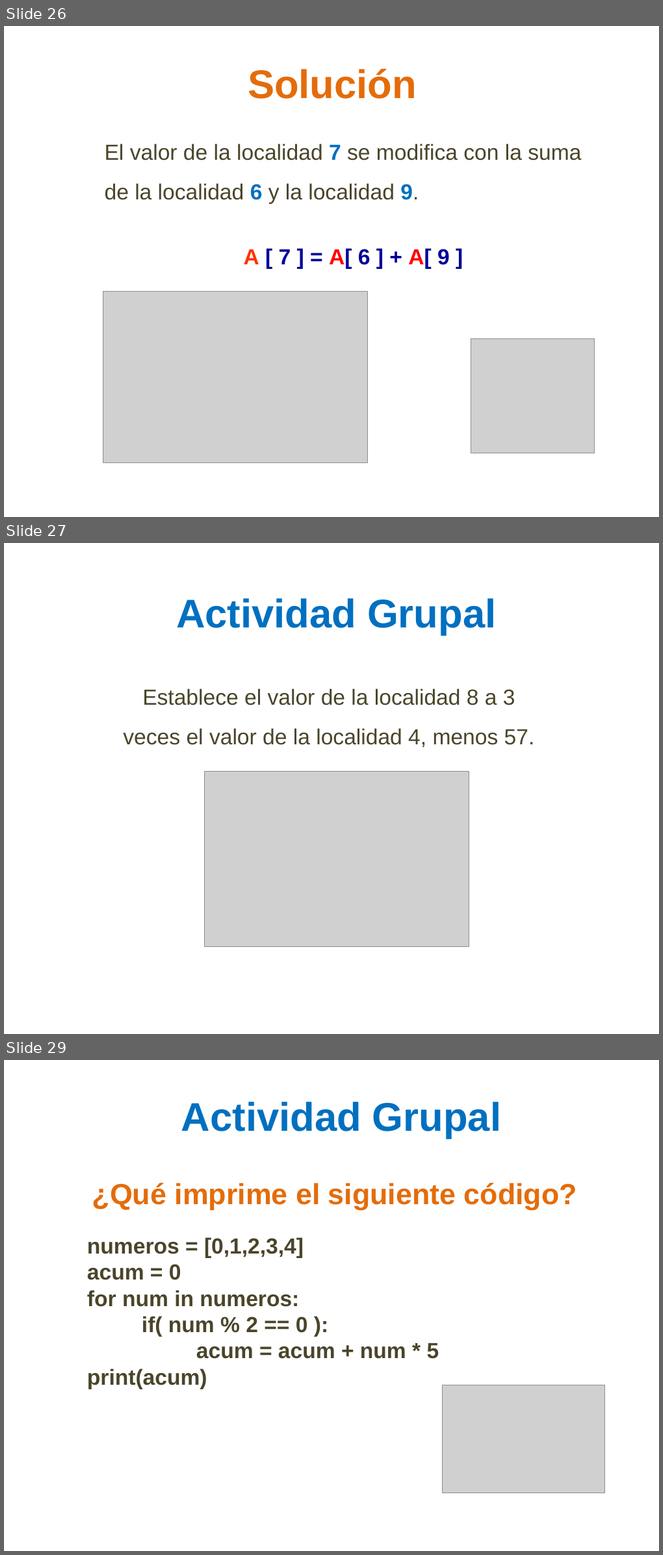
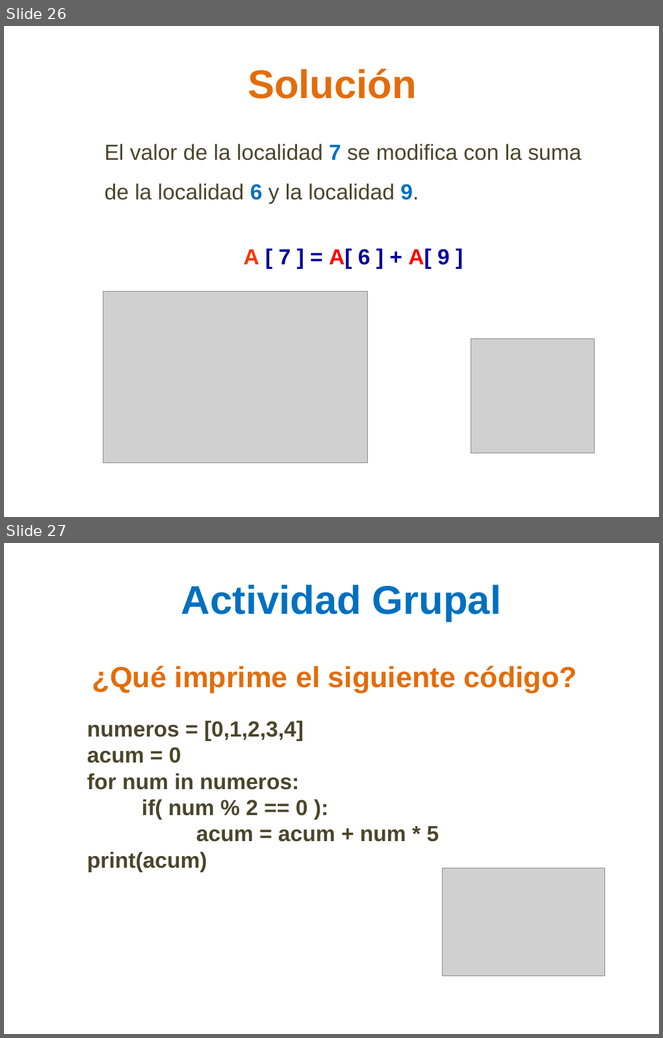
Before and after one commit to lizetheP/PensamientoC, a slide deck: CalendarioAgo21/presentaciones/9_ListasArreglos.pptx. Shown one above the other, each under a label of ours: slides 26, 27 and 29 before the commit, slides 26 and 27 after it; the slides between them are not shown. The pictures are 663x1555 and 663x1038 pixels, drawn with LibreOffice and Linux fonts; fonts in the diff are those of the drawing; grey boxes stand for pictures. Boxes give left, top, right and bottom in pixels: in the first picture for what was removed or moved away, otherwise in the second. Text is boxed around its words. In the diff, an @@ line names an element or a change of style, - is before the commit and + after.

```diff
--- a/CalendarioAgo21/presentaciones/9_ListasArreglos.pptx
+++ b/CalendarioAgo21/presentaciones/9_ListasArreglos.pptx
@@ slide 27 removed at bbox=[4, 543, 659, 1034], background #FFFFFF @@
@@ text removed at bbox=[176, 598, 496, 635] @@
-Actividad Grupal
@@ text removed at bbox=[123, 689, 535, 748] @@
-Establece el valor de la localidad 8 a 3 veces el valor de la localidad 4, menos 57.
@@ picture removed at bbox=[204, 771, 469, 947] @@
@@ what was slide 29 is now slide 27 @@
```
Also in this commit, not shown: 2 slides changed, 1 other slide removed.
